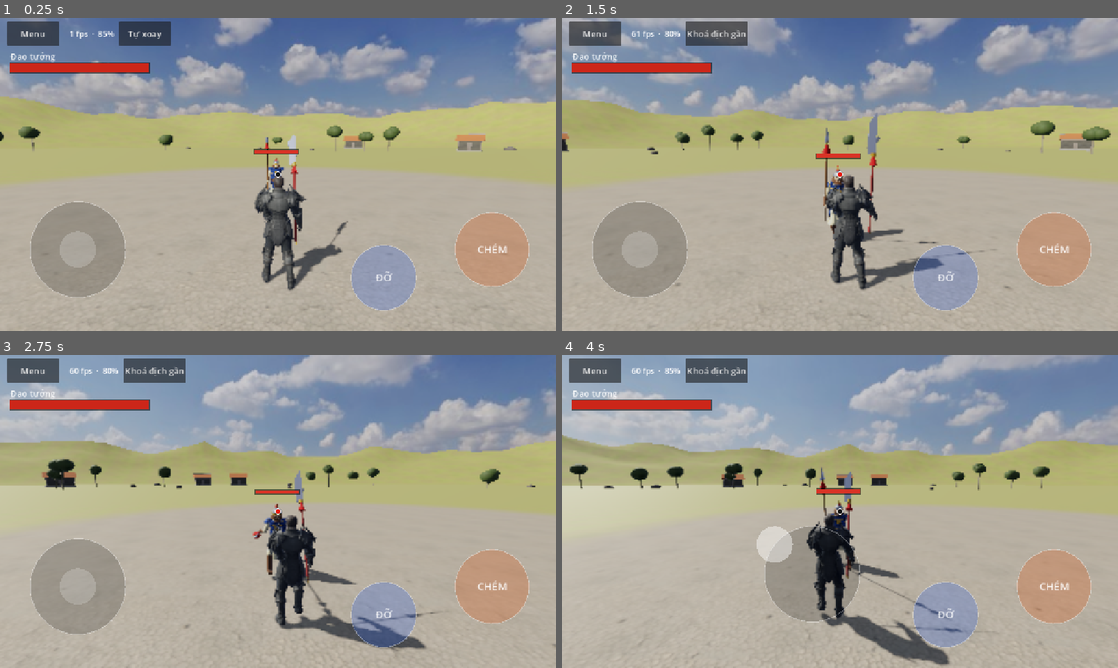
Above: before the commit, frames 1-4 (two rows, left to right).
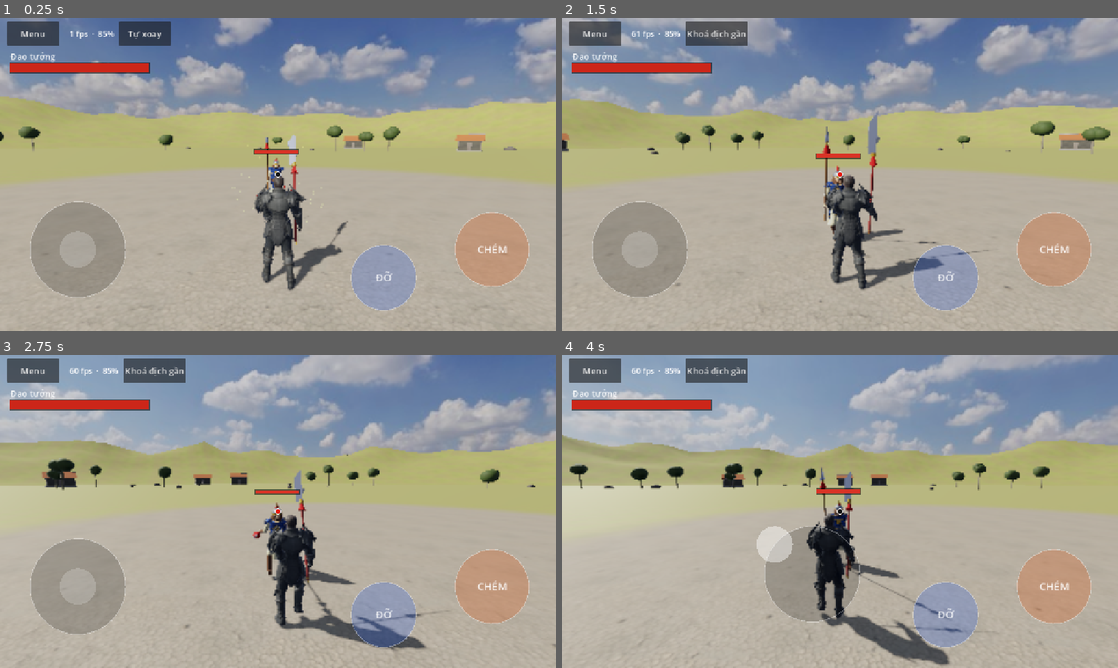
Above: after the commit, the same moments.

Repository: quanace11/MountBladeMobile
Game: Godot game, scene res://scenes/match.tscn
Same seed, same stepped clock (60 frames per second), same inputs: the game is played once before the commit and once after it. This scene is started directly instead of the project's main scene.
Inputs (mouse positions are in pixels of both pictures, inside the frame that each line leads up to):
- Up to frame 1 (0.25 s): no input
- Up to frame 2 (1.5 s): click "Tự xoay" at 0.5 s; move the mouse to (962, 158) at 1.27 s; hold Right from 1.28 s (still down); tap I at 1.35 s; click (962, 158) at 1.42 s
- Up to frame 3 (2.75 s): tap Space at 1.52 s; release Right at 2 s; drag from (166, 527) to (250, 574) at 2.02 s
- Up to frame 4 (4 s): move the mouse to (895, 442) at 2.77 s; hold Right 2.78-3.5 s; tap J at 2.85 s; drag from (812, 574) to (673, 464) at 3.52 s

The runs differ from the first frame. In frame 1, less than 0.1% of the frame differs, in the area x 42-58%, y 44-68%; in frame 2, 0.8%; in frame 3, 0.8%, in the area x 6-100%, y 4-91%; in frame 4, less than 0.1%.

Commit message:
Tối ưu fps cho điện thoại và PC
- Gộp các khối hình của tướng (hông, thân, đầu, vũ khí, khiên) thành một lưới, mỗi vật liệu một
  mặt; gộp mọi nhà thành một lưới. Trận 1 vs 4 từ ~420 xuống ~275 lệnh vẽ mỗi khung.
- Bỏ đèn OmniLight lúc đỡ đòn: trên GL Compatibility đèn động bắt mọi vật quanh đó vẽ thêm một
  lượt và lần đầu bật phải dịch lại shader (khựng hình đúng lúc đánh nhau).
- Model tướng chớp sáng bằng emission thay cho lớp phủ trong suốt (lớp phủ vẽ lại cả model
  ~25k tam giác mỗi khung dù không chớp).
- Vẽ thử tia lửa, máu, chớp sáng lúc vào trận để shader được dịch sẵn.
- Ảnh màu và ảnh pháp tuyến 2048x2048 của model nén VRAM (trước để không nén, ~21 MB mỗi ảnh).
- Tự chỉnh độ phân giải: chờ fps tụt 2 giây liền mới hạ, bỏ qua 3 giây đầu trận, không tăng/hạ
  qua lại liên tục (mỗi lần đổi là một lần khựng).
- Trên điện thoại: bóng đổ 2048 thay 4096, lọc bóng cứng.

Co-Authored-By: Claude Opus 5.5 <noreply@anthropic.com>
Claude-Session: https://claude.ai/code/session_01QffKCfCyiLAo9w7Xmy9G2B

Diff:
--- a/project.godot
+++ b/project.godot
@@ -43,3 +43,5 @@
 renderer/rendering_method.mobile="gl_compatibility"
 textures/vram_compression/import_etc2_astc=true
 anti_aliasing/quality/msaa_3d=0
+lights_and_shadows/directional_shadow/size.mobile=2048
+lights_and_shadows/directional_shadow/soft_shadow_filter_quality.mobile=0
--- a/src/core/match_runner.gd
+++ b/src/core/match_runner.gd
@@ -52,6 +52,8 @@
 	vfx = VfxPool.new()
 	add_child(vfx)
 	vfx.setup(quality.max_vfx)
+	var fwd := Vector3(-sin(camera_rig.yaw), 0.0, -cos(camera_rig.yaw))
+	vfx.warm_up(views[player_id].global_position + fwd * 3.0 + Vector3.UP)
 
 	var audio := AudioDirector.new()
 	add_child(audio)
--- a/src/core/quality_manager.gd
+++ b/src/core/quality_manager.gd
@@ -1,11 +1,25 @@
 class_name QualityManager
 extends Node
 ## Áp preset đồ họa và tự hạ/tăng độ phân giải 3D để giữ fps mục tiêu.
+## Mỗi lần đổi độ phân giải là một lần tạo lại bộ đệm hình (khựng một chút), nên chỉ đổi khi fps
+## tụt hẳn vài giây liền, và nếu vừa tăng lên đã phải hạ xuống thì chờ lâu hơn mới thử tăng lại.
+
+## Mới vào trận fps còn thấp do đang nạp, chưa tính.
+const GRACE_TIME := 3.0
+## Số giây fps thấp liên tiếp mới hạ.
+const BAD_TIME := 2.0
+## Số giây fps tốt liên tiếp mới thử tăng; nhân đôi mỗi lần tăng lên rồi lại phải hạ.
+const GOOD_TIME := 5.0
+const GOOD_TIME_MAX := 60.0
 
 var preset: QualityPreset
 var scale: float = 1.0
 var _timer := 0.0
+var _age := 0.0
+var _bad_time := 0.0
 var _good_time := 0.0
+var _good_needed := GOOD_TIME
+var _since_raise := INF
 
 
 func setup(p: QualityPreset) -> void:
@@ -21,19 +35,33 @@
 
 
 func _process(delta: float) -> void:
+	_age += delta
 	_timer += delta
 	if _timer < 1.0:
 		return
 	_timer = 0.0
+	_since_raise += 1.0
+	if _age < GRACE_TIME:
+		return
 	var fps := Engine.get_frames_per_second()
 	var target := Engine.max_fps if Engine.max_fps > 0 else preset.target_fps
-	if fps < target - 5 and scale > preset.min_render_scale:
-		scale = maxf(preset.min_render_scale, scale - preset.render_scale_step)
+	if fps < target * 0.9:
 		_good_time = 0.0
-		_apply()
-	elif fps >= target - 1:
+		_bad_time += 1.0
+		if _bad_time >= BAD_TIME and scale > preset.min_render_scale:
+			scale = maxf(preset.min_render_scale, scale - preset.render_scale_step)
+			_bad_time = 0.0
+			if _since_raise < _good_needed:
+				_good_needed = minf(GOOD_TIME_MAX, _good_needed * 2.0)
+			_apply()
+	elif fps >= target - 2:
+		_bad_time = 0.0
 		_good_time += 1.0
-		if _good_time >= 3.0 and scale < preset.render_scale:
+		if _good_time >= _good_needed and scale < preset.render_scale:
 			scale = minf(preset.render_scale, scale + preset.render_scale_step)
 			_good_time = 0.0
+			_since_raise = 0.0
 			_apply()
+	else:
+		_bad_time = 0.0
+		_good_time = 0.0
--- a/src/view/arena_builder.gd
+++ b/src/view/arena_builder.gd
@@ -114,6 +114,8 @@
 	var wall := Mats.pbr(a.wall_texture, 0.5, true)
 	var wood := Mats.pbr(a.wood_texture, 1.0)
 	var roof := Mats.pbr(a.roof_texture, 2.0)
+	var root := Node3D.new()
+	parent.add_child(root)
 	for p in spots:
 		var w := rng.randf_range(5.0, 7.5)
 		var d := rng.randf_range(4.0, 5.0)
@@ -121,7 +123,7 @@
 		var house := Node3D.new()
 		house.position = Vector3(p.x, 0, p.y)
 		house.rotation.y = atan2(p.x, p.y)
-		parent.add_child(house)
+		root.add_child(house)
 		_part(house, FighterView.box(Vector3(w + 0.6, 0.5, d + 0.6)), stone, Vector3(0, 0.25, 0))
 		_part(house, FighterView.box(Vector3(w, h, d)), wall, Vector3(0, 0.5 + h * 0.5, 0))
 		for cx in [-w * 0.5, w * 0.5]:
@@ -135,6 +137,8 @@
 		var roof_mi := _part(house, prism, roof, Vector3(0, 0.5 + h + 0.95, 0))
 		roof_mi.rotation.y = PI * 0.5
 		_part(house, FighterView.cyl(0.12, 0.12, w + 1.6, 6), wood, Vector3(0, 0.5 + h + 1.9, 0), Vector3(0, 0, 90))
+	# Mọi nhà gộp thành một lưới, mỗi vật liệu một lệnh vẽ (thay vì ~15 lệnh vẽ mỗi nhà).
+	FighterView.merge_meshes(root, true)
 
 
 static func _part(parent: Node3D, mesh: Mesh, mat: Material, pos: Vector3, rot_deg := Vector3.ZERO) -> MeshInstance3D:
--- a/src/view/fighter_view.gd
+++ b/src/view/fighter_view.gd
@@ -52,7 +52,8 @@
 var _body_scale := Vector3.ONE
 var _rig: SkinnedRig
 var _model_mesh: MeshInstance3D
-var _model_flash: StandardMaterial3D
+## Vật liệu của model; chớp sáng khi bị trúng bằng emission (không thêm lượt vẽ, không đổi shader).
+var _model_mat: StandardMaterial3D
 ## Cổ chân của model cao hơn cổ chân thân khối bao nhiêu (mét).
 var _rig_ankle_offset := 0.0
 var _gait := 0.0
@@ -129,6 +130,81 @@
 	return s
 
 
+## Gộp các khối hình con đứng yên với nhau thành một lưới, mỗi vật liệu một mặt. Mỗi khối là một
+## lệnh vẽ (và thêm một lệnh nữa cho bóng), nên gộp lại đỡ cho điện thoại rất nhiều.
+## recursive: gộp cả khối trong các nhóm con (nhóm con đứng yên). skip: vật liệu không gộp
+## (ví dụ áo choàng, shader của nó dựa vào toạ độ riêng của tấm vải).
+static func merge_meshes(group: Node3D, recursive := false, skip: Material = null) -> MeshInstance3D:
+	var parts := {}
+	_collect_meshes(group, Transform3D.IDENTITY, recursive, skip, parts)
+	if parts.is_empty():
+		return null
+	var mesh := ArrayMesh.new()
+	for mat in parts:
+		var arrays := []
+		arrays.resize(Mesh.ARRAY_MAX)
+		var p: Array = parts[mat]
+		arrays[Mesh.ARRAY_VERTEX] = p[0]
+		arrays[Mesh.ARRAY_NORMAL] = p[1]
+		arrays[Mesh.ARRAY_TANGENT] = p[2]
+		arrays[Mesh.ARRAY_TEX_UV] = p[3]
+		arrays[Mesh.ARRAY_INDEX] = p[4]
+		mesh.add_surface_from_arrays(Mesh.PRIMITIVE_TRIANGLES, arrays)
+		mesh.surface_set_material(mesh.get_surface_count() - 1, mat)
+	var mi := MeshInstance3D.new()
+	mi.mesh = mesh
+	group.add_child(mi)
+	return mi
+
+
+## Gom đỉnh của các khối vào parts (vật liệu -> [đỉnh, pháp tuyến, tiếp tuyến, uv, chỉ số]) rồi xoá khối.
+static func _collect_meshes(n: Node3D, xf: Transform3D, recursive: bool, skip: Material, parts: Dictionary) -> void:
+	for c in n.get_children():
+		var m := c as MeshInstance3D
+		if m and m.mesh and m.material_override != skip and m.mesh.get_surface_count() == 1:
+			var t := xf * m.transform
+			var nb := t.basis.inverse().transposed()
+			var a := m.mesh.surface_get_arrays(0)
+			var mat := m.material_override
+			if not parts.has(mat):
+				parts[mat] = [PackedVector3Array(), PackedVector3Array(), PackedFloat32Array(), PackedVector2Array(), PackedInt32Array()]
+			var p: Array = parts[mat]
+			var verts: PackedVector3Array = p[0]
+			var norms: PackedVector3Array = p[1]
+			var tans: PackedFloat32Array = p[2]
+			var uvs: PackedVector2Array = p[3]
+			var idx: PackedInt32Array = p[4]
+			var base := verts.size()
+			var v: PackedVector3Array = a[Mesh.ARRAY_VERTEX]
+			var nr: PackedVector3Array = a[Mesh.ARRAY_NORMAL]
+			var tg = a[Mesh.ARRAY_TANGENT]
+			var uv = a[Mesh.ARRAY_TEX_UV]
+			for i in v.size():
+				verts.append(t * v[i])
+				norms.append((nb * nr[i]).normalized())
+				if tg != null:
+					var tt := (t.basis * Vector3(tg[i * 4], tg[i * 4 + 1], tg[i * 4 + 2])).normalized()
+					tans.append_array([tt.x, tt.y, tt.z, tg[i * 4 + 3]])
+				else:
+					tans.append_array([1.0, 0.0, 0.0, 1.0])
+				uvs.append(uv[i] if uv != null else Vector2.ZERO)
+			var ix = a[Mesh.ARRAY_INDEX]
+			if ix != null:
+				for i in ix:
+					idx.append(base + i)
+			else:
+				for i in v.size():
+					idx.append(base + i)
+			parts[mat] = [verts, norms, tans, uvs, idx]
+			n.remove_child(m)
+			m.free()
+		elif recursive and c is Node3D and not (c is MeshInstance3D):
+			_collect_meshes(c, xf * (c as Node3D).transform, true, skip, parts)
+			if c.get_child_count() == 0:
+				n.remove_child(c)
+				c.free()
+
+
 func _build() -> void:
 	var skin := Mats.color(def.skin_color, 0.6)
 	var cloth := Mats.color(def.cloth_color, 0.95)
@@ -174,6 +250,9 @@
 		_mi(quad, _cape_mat, _chest, Vector3(0, -0.1, 0.22), Vector3(-8, 0, 0))
 
 	_build_head(skin, hair, metal, gold, red, leather)
+	merge_meshes(_pelvis)
+	merge_meshes(_chest, false, _cape_mat)
+	merge_meshes(_head)
 
 	for side in [-1, 1]:
 		_upper_arm[side] = _mi(capsule(0.052, UPPER_ARM + 0.08), cloth, _body)
@@ -186,6 +265,7 @@
 	_hand = Node3D.new()
 	_body.add_child(_hand)
 	_weapon = _build_weapon(def.weapon, metal, gold, red)
+	merge_meshes(_weapon)
 	_hand.add_child(_weapon)
 
 	if def.weapon.has_shield:
@@ -200,6 +280,7 @@
 		rim.ring_segments = 4
 		_mi(rim, metal, _shield, Vector3.ZERO, Vector3(90, 0, 0))
 		_mi(sphere(0.07, 0.07, true), gold, _shield, Vector3(0, 0, -0.02), Vector3(-90, 0, 0))
+		merge_meshes(_shield)
 
 
 ## Thay thân dựng bằng khối bằng model có khung xương. Không dùng được thì giữ thân khối.
@@ -230,14 +311,14 @@
 		if model.normal:
 			mat.normal_enabled = true
 			mat.normal_texture = model.normal
+		# Chớp sáng khi bị chém trúng: bật emission sẵn (độ sáng 0) để lúc chớp không phải dịch shader mới.
+		# Lớp phủ trong suốt thì phải vẽ lại cả model mỗi khung dù không chớp.
+		mat.emission_enabled = true
+		mat.emission = Color(1, 0.9, 0.85)
+		mat.emission_energy_multiplier = 0.0
 		for i in _model_mesh.mesh.get_surface_count():
 			_model_mesh.set_surface_override_material(i, mat)
-		# Lớp phủ để chớp sáng khi bị chém trúng.
-		_model_flash = StandardMaterial3D.new()
-		_model_flash.shading_mode = BaseMaterial3D.SHADING_MODE_UNSHADED
-		_model_flash.transparency = BaseMaterial3D.TRANSPARENCY_ALPHA
-		_model_flash.albedo_color = Color(1, 0.9, 0.85, 0.0)
-		_model_mesh.material_overlay = _model_flash
+		_model_mat = mat
 
 
 ## Ẩn các khối hình của thân, chừa vũ khí và khiên.
@@ -344,8 +425,8 @@
 	if _flash > 0.0:
 		_flash = maxf(0.0, _flash - delta * 5.0)
 		_armor_mat.set_shader_parameter("tint", def.armor_color.lerp(Color(1, 0.9, 0.85), _flash))
-		if _model_flash:
-			_model_flash.albedo_color.a = _flash * 0.7
+		if _model_mat:
+			_model_mat.emission_energy_multiplier = _flash * 1.5
 
 
 ## Bị chém trúng: giáp chớp sáng.
--- a/src/view/vfx_pool.gd
+++ b/src/view/vfx_pool.gd
@@ -1,7 +1,8 @@
 class_name VfxPool
 extends Node3D
 ## Đỡ: chớp sáng + tia lửa văng ở chỗ hai binh khí chạm nhau. Trúng: máu.
-## Tạo sẵn và dùng lại, không tạo mới giữa trận.
+## Tạo sẵn và dùng lại, không tạo mới giữa trận. Không dùng đèn động: trên điện thoại (GL Compatibility)
+## mỗi đèn bật lên bắt mọi vật quanh đó vẽ thêm một lượt, và lần đầu bật còn phải dịch lại shader (giật hình).
 
 const FLASH_TIME := 0.18
 
@@ -10,9 +11,6 @@
 var _flashes: Array[MeshInstance3D] = []
 var _flash_t: Array[float] = []
 var _flash_size: Array[float] = []
-var _light: OmniLight3D
-var _light_t := 0.0
-var _light_energy := 0.0
 var _next_spark := 0
 var _next_blood := 0
 var _next_flash := 0
@@ -26,12 +24,6 @@
 		_flashes.append(_make_flash())
 		_flash_t.append(0.0)
 		_flash_size.append(1.0)
-	_light = OmniLight3D.new()
-	_light.light_color = Color(1.0, 0.85, 0.55)
-	_light.omni_range = 4.0
-	_light.light_energy = 0.0
-	_light.visible = false
-	add_child(_light)
 
 
 func _make(color: Color, amount: int, speed: float) -> CPUParticles3D:
@@ -141,11 +133,25 @@
 	_flash_t[i] = FLASH_TIME * (1.0 + 0.5 * (strength - 1.0))
 	_flash_size[i] = 1.3 * strength
 
-	_light.global_position = at
-	_light.light_color = tint
-	_light_energy = 2.5 * strength
-	_light_t = 0.12
-	_light.visible = true
+
+## Vẽ thử mỗi hiệu ứng một lần lúc vào trận (hạt bé tí, chớp sáng trong suốt) để shader được dịch sẵn,
+## không bị khựng hình ở lần đỡ hay lần chém trúng đầu tiên. at: một điểm camera đang nhìn thấy.
+func warm_up(at: Vector3) -> void:
+	var played: Array[CPUParticles3D] = [_sparks[0], _blood[0]]
+	var sizes := []
+	for p in played:
+		sizes.append(Vector2(p.scale_amount_min, p.scale_amount_max))
+		p.scale_amount_min = 0.001
+		p.scale_amount_max = 0.001
+	clash(at, 1.0, Color(1, 1, 1, 0))
+	blood(at)
+	_next_spark = 0
+	_next_blood = 0
+	_next_flash = 0
+	await get_tree().create_timer(0.6).timeout
+	for i in played.size():
+		played[i].scale_amount_min = sizes[i].x
+		played[i].scale_amount_max = sizes[i].y
 
 
 func blood(at: Vector3) -> void:
@@ -171,8 +177,3 @@
 		var k := _flash_t[i] / FLASH_TIME
 		f.scale = Vector3.ONE * _flash_size[i] * (1.4 - 0.6 * k)
 		f.transparency = 1.0 - clampf(k, 0.0, 1.0)
-	if _light_t > 0.0:
-		_light_t -= delta
-		_light.light_energy = _light_energy * maxf(0.0, _light_t / 0.12)
-		if _light_t <= 0.0:
-			_light.visible = false
Not shown, changed: assets/models/tuong/tuongdau_0.png.import
Not shown, changed: assets/models/tuong/tuongdau_1.png.import
Not shown, added: tools/bake_textured_model.gd.uid
